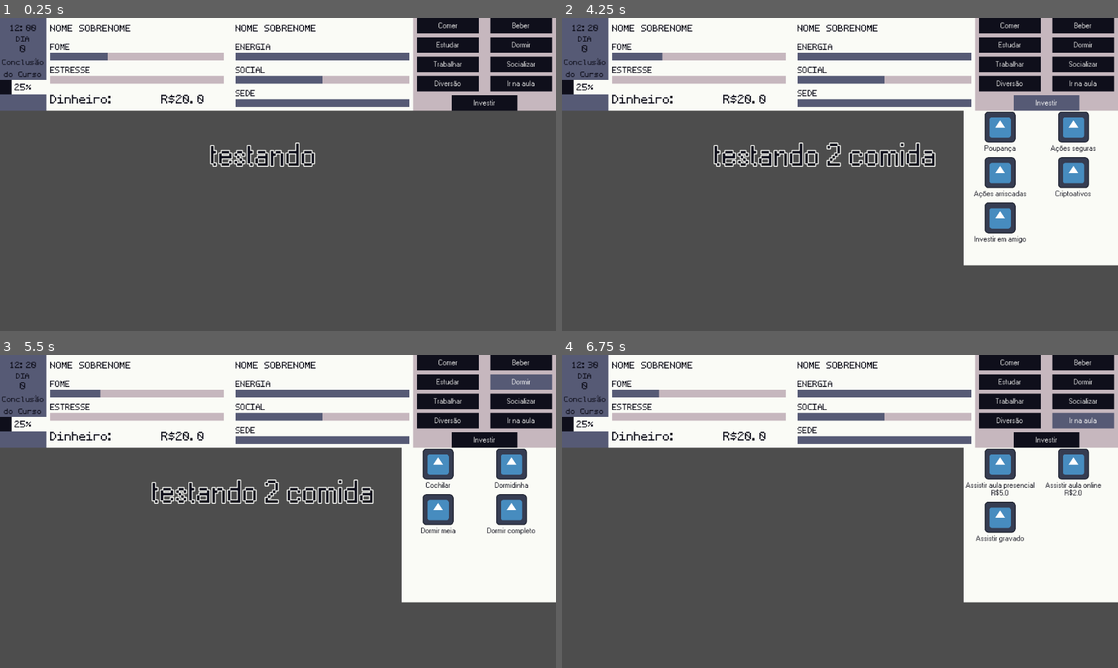
Above: before the commit, frames 1-4 (two rows, left to right).
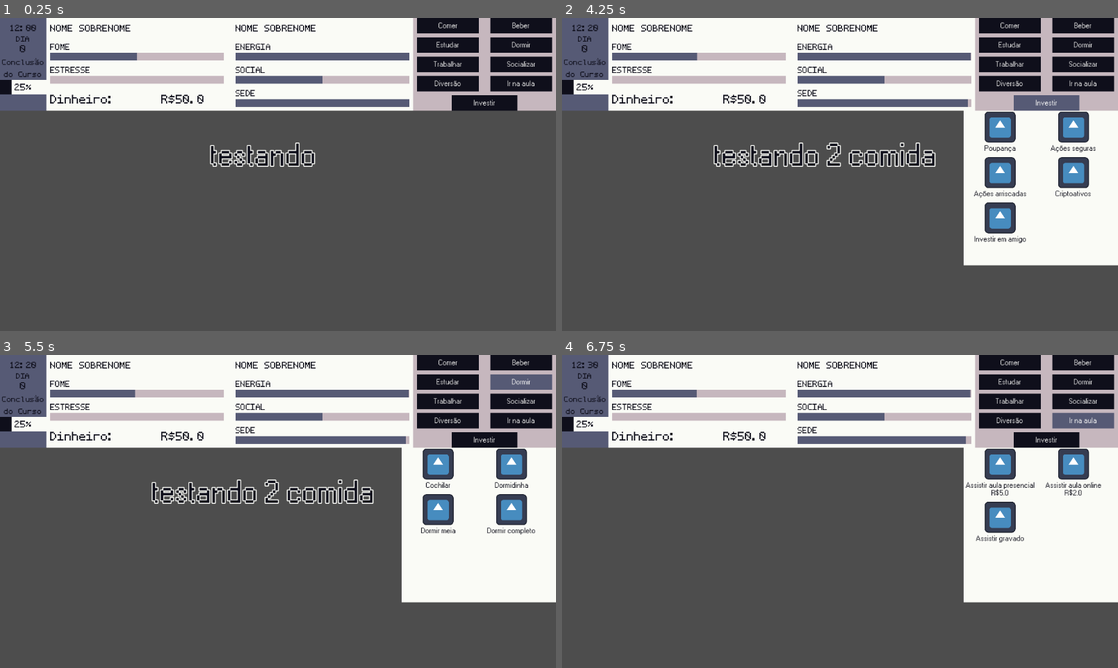
Above: after the commit, the same moments.

Repository: renantomazini-ufpb/octo-happiness
Game: Godot game, scene res://cenas/gui/status.tscn
The game is run twice, just before and just after one commit, with the same random seed, the same clock (stepped at 60 frames per second) and the same inputs. The project has no main scene, so this scene is started directly.
Inputs:
- Up to frame 1 (0.25 s): no input
- Up to frame 2 (4.25 s): click "Comer" at 0.5 s; click "Estudar" at 1.25 s; click "Trabalhar" at 2 s; click "Diversão" at 2.75 s; click "Investir" at 3.5 s
- Up to frame 3 (5.5 s): click "Beber" at 4.25 s; click "Dormir" at 5 s
- Up to frame 4 (6.75 s): click "Socializar" at 5.75 s; click "Ir na aula" at 6.5 s

The runs differ from the first frame. In frame 1, 0.1% of the frame differs, in the area x 19-33%, y 11-28%; in frame 2, 0.2%; in frame 3, 0.2%; in frame 4, 0.2%, in the area x 17-74%, y 11-29%.

Commit message:
adicionando funcoes e itens2

Diff:
--- a/cenas/gui/money.gd
+++ b/cenas/gui/money.gd
@@ -3,7 +3,6 @@
 
 # Called when the node enters the scene tree for the first time.
 func _ready() -> void:
-	set_din(20.00)
 	pass # Replace with function body.
 
 
@@ -14,6 +13,15 @@
 func get_din():
 	return "R$" +str(din)
 
-func set_din(val):
+func add_din(val):
 	din = din + val
 	$valor_str.text = "R$" +str(din)
+
+func sub_din(val):
+	din = din - val
+	$valor_str.text = "R$" +str(din)
+
+
+func set_din(val):
+	din = val
+	$valor_str.text = "R$" +str(din)
--- a/cenas/gui/status.gd
+++ b/cenas/gui/status.gd
@@ -2,12 +2,11 @@
 const ItensDB = preload("res://scripts/ItensDB.gd")
 var nome = ''
 var curso_nome = ''
-var fomev = 33.00
+var fomev = 50.00
 var sedev = 100.00
 var estressev = 0.0
 var energiav = 100.00
 var socialv = 50.00
-var money = 0.0
 var level_prof = 1
 var estudo_level = 1.0
 var curso = 0.0
@@ -17,6 +16,7 @@
 
 # Called when the node enters the scene tree for the first time.
 func _ready() -> void:
+	$Money.add_din(50.00)
 	$fome.set_perc(fomev)
 	$fome.set_nome("FOME")
 	$estresse.set_perc(estressev)
@@ -60,8 +60,7 @@
 	$curso.text = curso_nome
 
 func add_money(valor):
-	money += valor
-	$Money.set_din(money)
+	$Money.add_din(valor)
 
 
 
@@ -72,29 +71,39 @@
 
 #abaixo apenas um teste
 func _on_timer_timeout() -> void:
-	print("contou")
-	minutos += 10
-	controle_horario(minutos)
-	add_fome(-2)
+	passar_tempo(10)
+	#print("contou")
+	#minutos += 10
+	#controle_horario(minutos)
+	#add_fome(-2)
 	#$estresse.set_perc($estresse.get_perc() + 1.5)
 	#$Money.set_din(($Money.get_din()).to_float() + 1.12)
 	#$Timer.play()
 
-func controle_horario(minutos_):
-	var hora = int(minutos/60)
-	var minute = minutos%60
-	if minutos >= 1440:
-		minutos = 0
-		dia = dia + 1
+
+func passar_tempo(qtd):
+	minutos += qtd
+	add_fome(-qtd * 0.05)
+	add_sede(-qtd * 0.1)
+	add_energia(-qtd * 0.02)
+	controle_horario()
+	normaliza()
+
+func controle_horario():
+	var dinheiro_pais = randf_range(10.00, 50.00)
+	while minutos >= 1440:
+		$aviso.avisar("O dia passou, seus pais enviaram \n R$" + str(dinheiro_pais) )
+		add_money(dinheiro_pais)
+		minutos -= 1440
+		dia += 1
+
 		$dia.text = str(dia)
+
+	var hora = int(minutos / 60)
+	var minute = minutos % 60
+
 	var str_min = str(minute).pad_zeros(2)
-	var strhor = str(hora) + ":" + str_min
-	#var strhor = str(hora) + ":" + str(minute)
-	$hora_label.text = strhor
-	print(strhor)
-
-var minute = minutos % 60
-
+	$hora_label.text = str(hora) + ":" + str_min
 
 
 
@@ -174,8 +183,7 @@
 	if item.has("estudo"):
 		estudo_level += item["estudo"]
 	if item.has("tempo"):
-		minutos += item["tempo"]
-		controle_horario(minutos)
+		passar_tempo(item["tempo"])
 	if item.has("bonus"):
 		var ganho = (estudo_level / 4.0) * item["bonus"]
 		curso += ganho
@@ -284,3 +292,9 @@
 	estressev = clamp(estressev, 0, 100)
 	energiav = clamp(energiav, 0, 100)
 	socialv = clamp(socialv, 0, 100)
+
+	$fome.set_perc(fomev)
+	$sede.set_perc(sedev)
+	$estresse.set_perc(estressev)
+	$energia.set_perc(energiav)
+	$social.set_perc(socialv)
